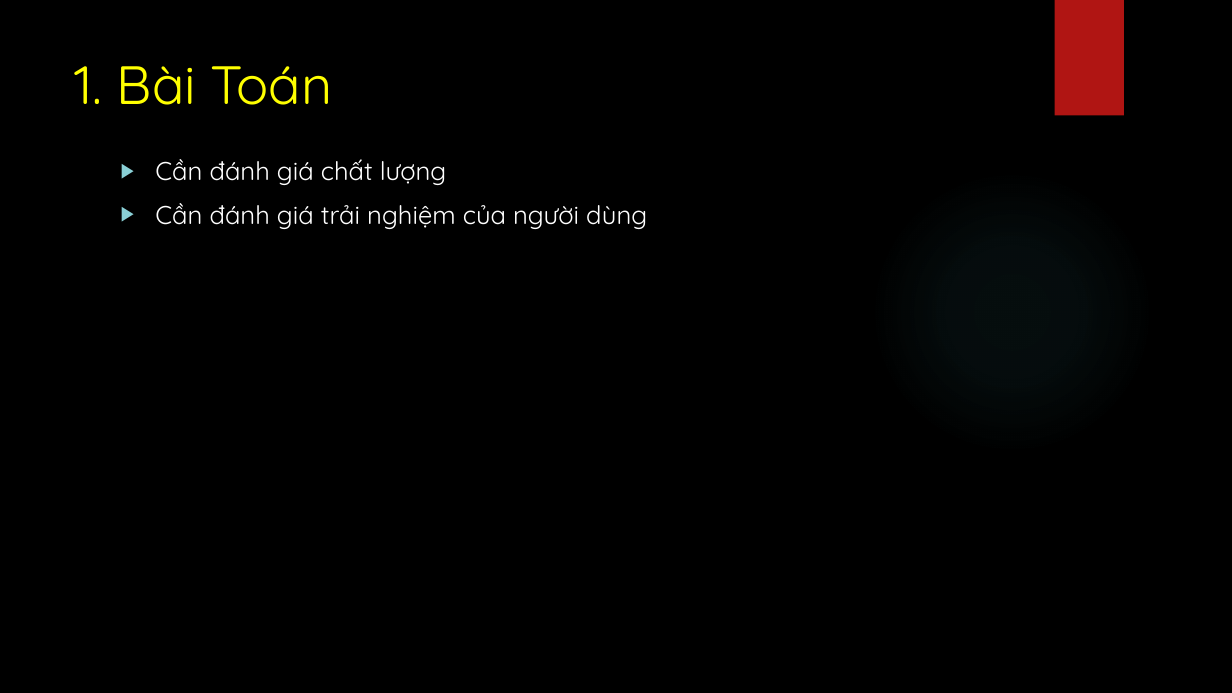
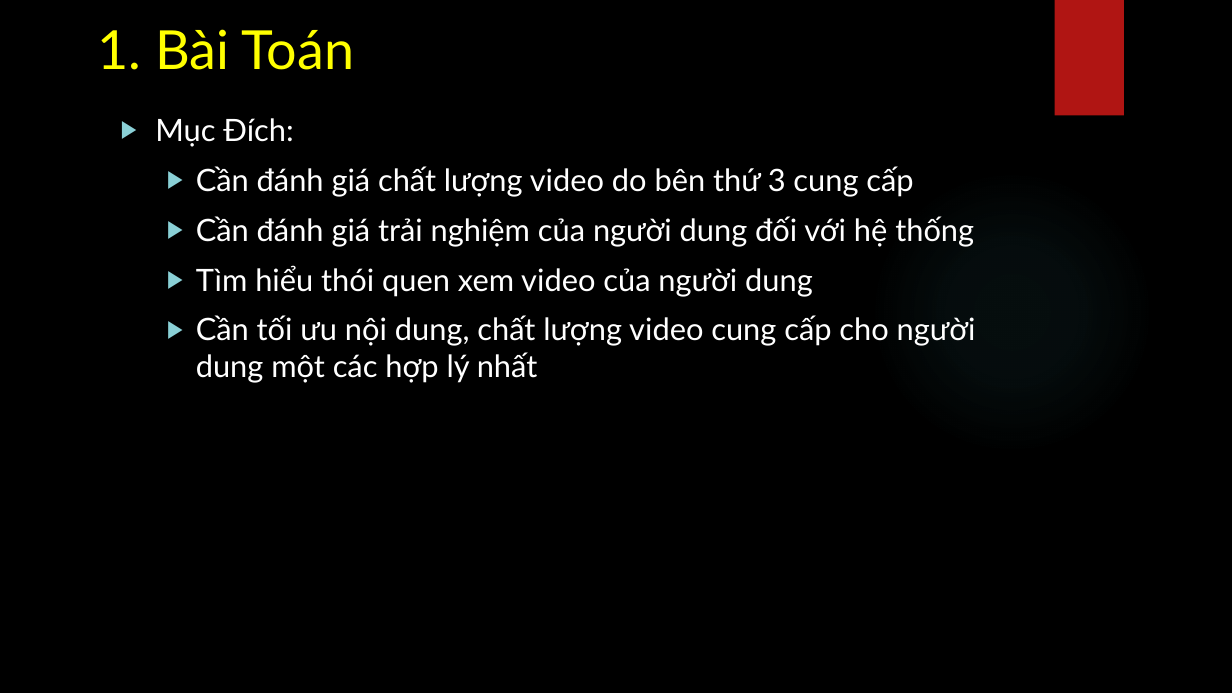
Before and after one commit to PhatBK/videojs-event-tracking-plugin, a slide deck: slide 3 of serminal/slides.pptx. Drawn at 1232x693 pixels with LibreOffice and Linux fonts; fonts in the diff are those of the drawing; background and template pictures are left out. Boxes give left, top, right and bottom in pixels: in the first picture for what was removed or moved away, otherwise in the second. Text is boxed around its words. In the diff, an @@ line names an element or a change of style, - is before the commit and + after.

```diff
--- a/serminal/slides.pptx
+++ b/serminal/slides.pptx
@@ title "1. Bài Toán": place and size @@
-title "1. Bài Toán" at box(75, 66, 333, 105)
+title "1. Bài Toán" at box(98, 29, 355, 70)
@@ title "1. Bài Toán" at box(98, 29, 355, 70): font Quicksand to Lato @@
@@ text at box(155, 118, 976, 383): text changed; size 20 to 24 pt; font Quicksand to Lato @@
-▶ Cần đánh giá chất lượng
-▶ Cần đánh giá trải nghiệm của người dùng
+▶ Mục Đích:
+  ▶ Cần đánh giá chất lượng video do bên thứ 3 cung cấp
+  ▶ Cần đánh giá trải nghiệm của người dung đối với hệ thống
+  ▶ Tìm hiểu thói quen xem video của người dung
+  ▶ Cần tối ưu nội dung, chất lượng video cung cấp cho người dung một các hợp lý nhất
```
Also in this commit, not shown: 9 other slides changed, 5 slides added, 1 slide removed.
